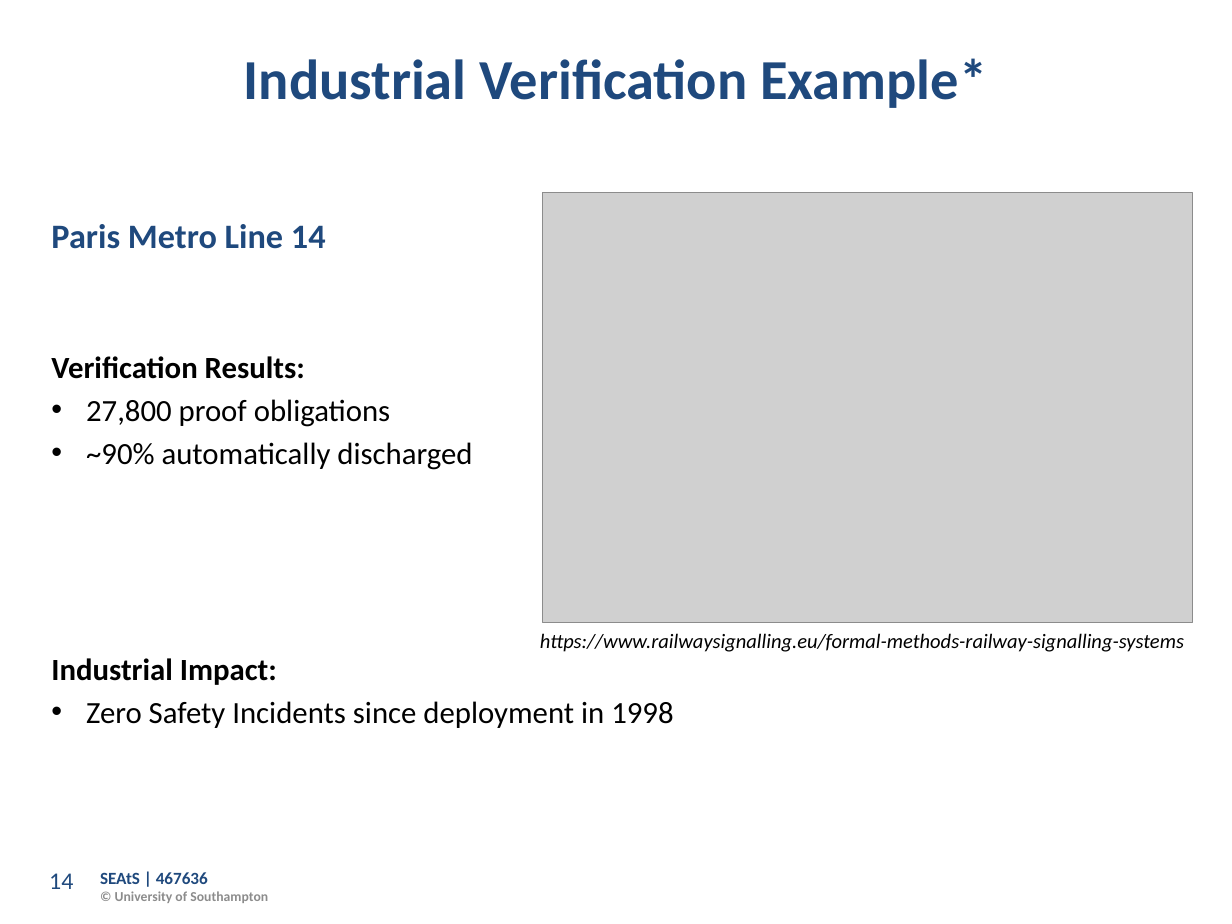
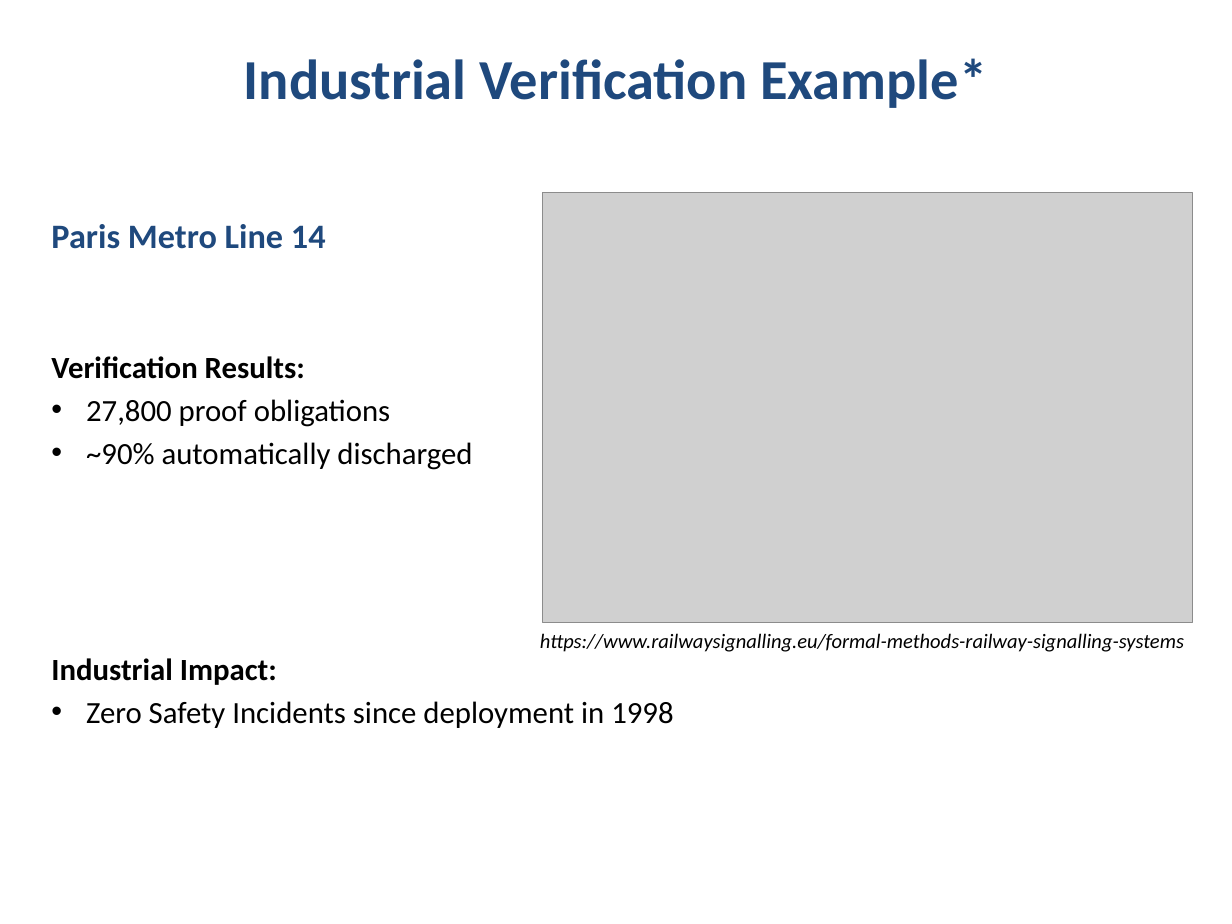
Before and after one commit to Dr-AlHashimy/Module_AICE2005_2627, a slide deck: slide 14 of html/COMP-_L5.1_PreLec.pptx. Drawn at 1232x924 pixels with LibreOffice and Linux fonts; fonts in the diff are those of the drawing; grey boxes stand for pictures; background and template pictures are left out. Boxes give left, top, right and bottom in pixels: in the first picture for what was removed or moved away, otherwise in the second. Text is boxed around its words. In the diff, an @@ line names an element or a change of style, - is before the commit and + after.

```diff
--- a/html/COMP-_L5.1_PreLec.pptx
+++ b/html/COMP-_L5.1_PreLec.pptx
@@ page number removed at box(49, 873, 73, 889) @@
-14
@@ text removed at box(100, 872, 268, 903) @@
-SEAtS | 467636
-© University of Southampton
```
Also in this commit, not shown: 15 other slides changed, 4 other files.
